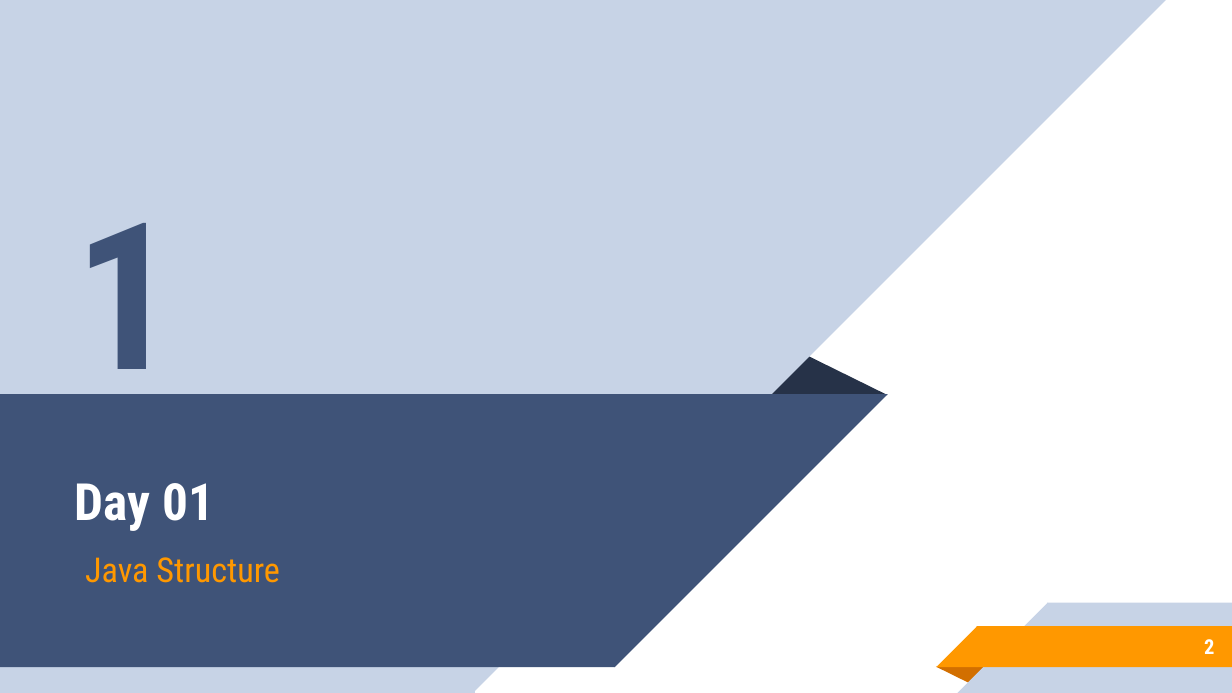
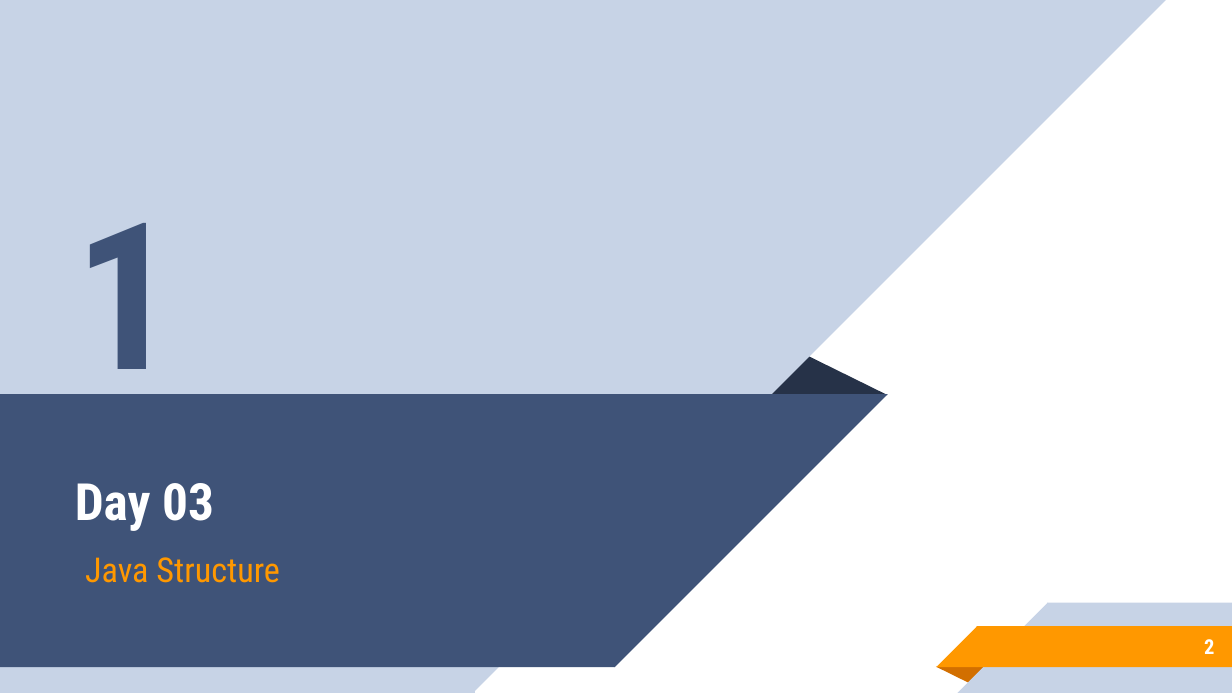
Before and after one commit to aronipurwanto/materi-xa, a slide deck: slide 2 of java-logic/Slide-Java-Logic-04.pptx. Drawn at 1232x693 pixels with LibreOffice and Linux fonts; fonts in the diff are those of the drawing. Boxes give left, top, right and bottom in pixels: in the first picture for what was removed or moved away, otherwise in the second. Text is boxed around its words. In the diff, an @@ line names an element or a change of style, - is before the commit and + after.

```diff
--- a/java-logic/Slide-Java-Logic-04.pptx
+++ b/java-logic/Slide-Java-Logic-04.pptx
@@ title at box(75, 483, 214, 531): text changed @@
-Day 01
+Day 03
```
Also in this commit, not shown: 1 other slide changed, 49 slides removed, 3 other files.
